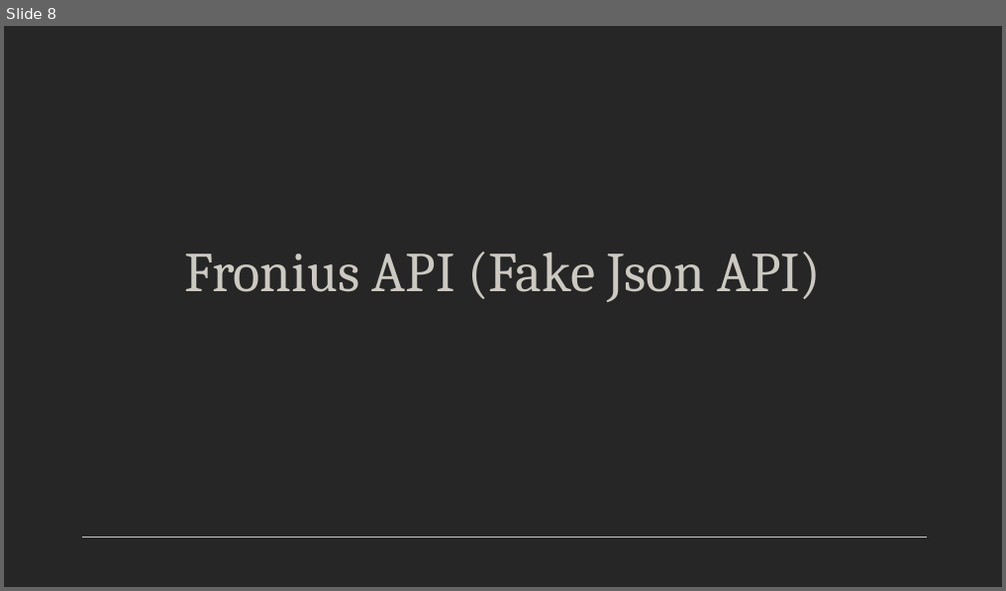
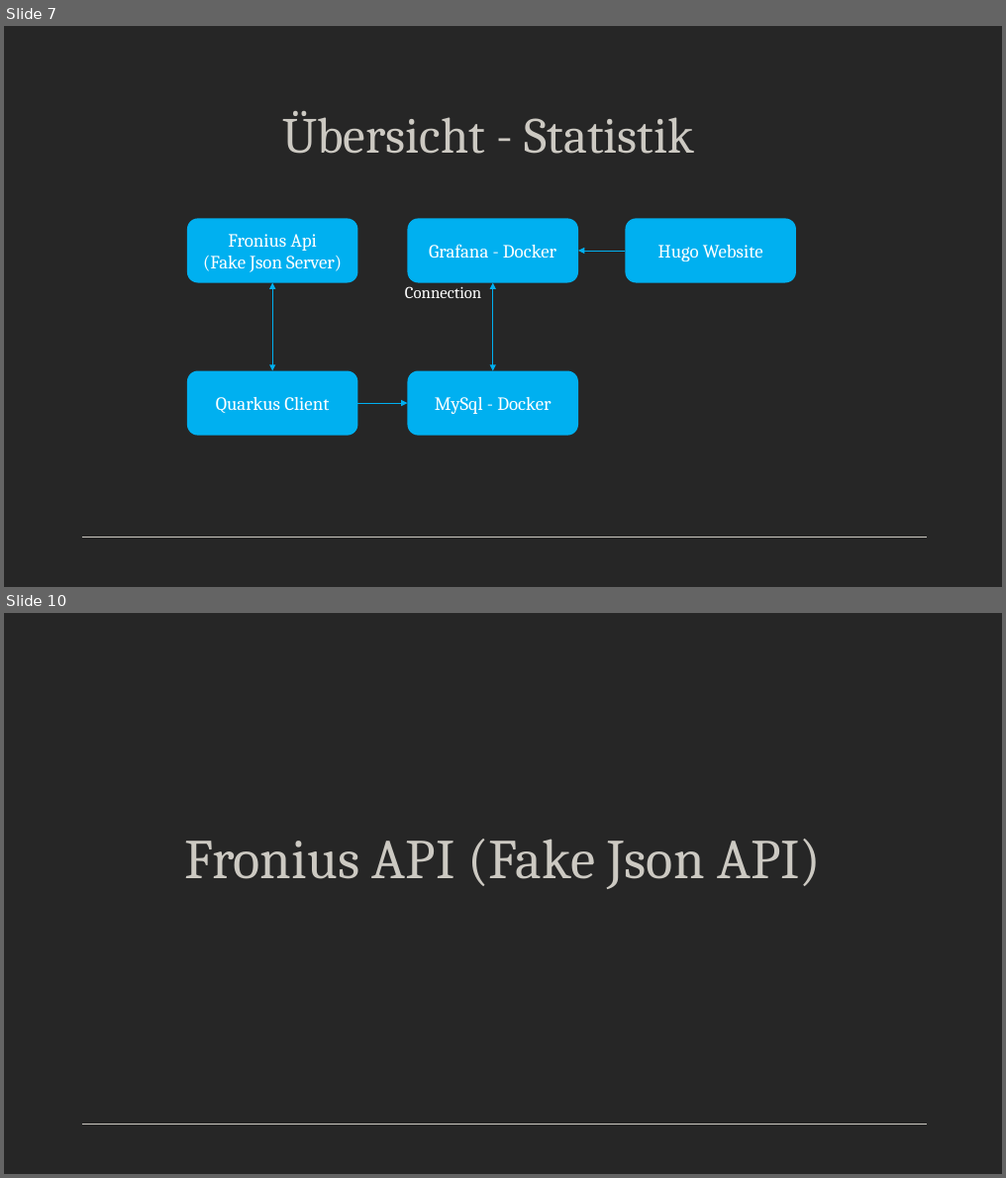
Before and after one commit to Team-Pv-Visualizer/PV-Visualizer, a slide deck: Documents/PVV-Visualizer.pptx. Shown one above the other, each under a label of ours: slide 8 before the commit, slides 7 and 10 after it; the slides between them are not shown. The pictures are 1006x591 and 1006x1178 pixels, drawn with LibreOffice and Linux fonts; fonts in the diff are those of the drawing. Boxes give left, top, right and bottom in pixels: in the first picture for what was removed or moved away, otherwise in the second. Text is boxed around its words. In the diff, an @@ line names an element or a change of style, - is before the commit and + after.

```diff
--- a/Documents/PVV-Visualizer.pptx
+++ b/Documents/PVV-Visualizer.pptx
@@ slide 7 added at [4, 26, 1002, 587], background #262626; not listed: 1 template element that a slide beside it also shows @@
@@ title added at [282, 111, 694, 154], 48.6 pt, text #CCC9C2 @@
+Übersicht - Statistik
@@ rounded rectangle added at [187, 218, 358, 282], fill #00B0F0, 18 pt, text #FFFFFF @@
+Fronius Api
+(Fake Json Server)
@@ rounded rectangle added at [408, 218, 578, 282], fill #00B0F0, 18 pt, text #FFFFFF @@
+Grafana - Docker
@@ rounded rectangle added at [626, 218, 796, 282], fill #00B0F0, 18 pt, text #FFFFFF @@
+Hugo Website
@@ arrow added from (626, 251) to (578, 251), #00B0F0 0.5 pt @@
@@ double arrow added from (272, 372) to (272, 282), #00B0F0 0.5 pt @@
@@ text added at [405, 286, 481, 298], 16 pt, text #FFFFFF @@
+Connection
@@ double arrow added from (493, 372) to (493, 282), #00B0F0 0.5 pt @@
@@ rounded rectangle added at [187, 372, 358, 436], fill #00B0F0, 18 pt, text #FFFFFF @@
+Quarkus Client
@@ rounded rectangle added at [408, 372, 578, 436], fill #00B0F0, 18 pt, text #FFFFFF @@
+MySql - Docker
@@ arrow added from (358, 403) to (408, 403), #00B0F0 0.5 pt @@
@@ what was slide 8 is now slide 10 @@
```
Also in this commit, not shown: 8 slides changed, 1 other slide added, 21 other files.
